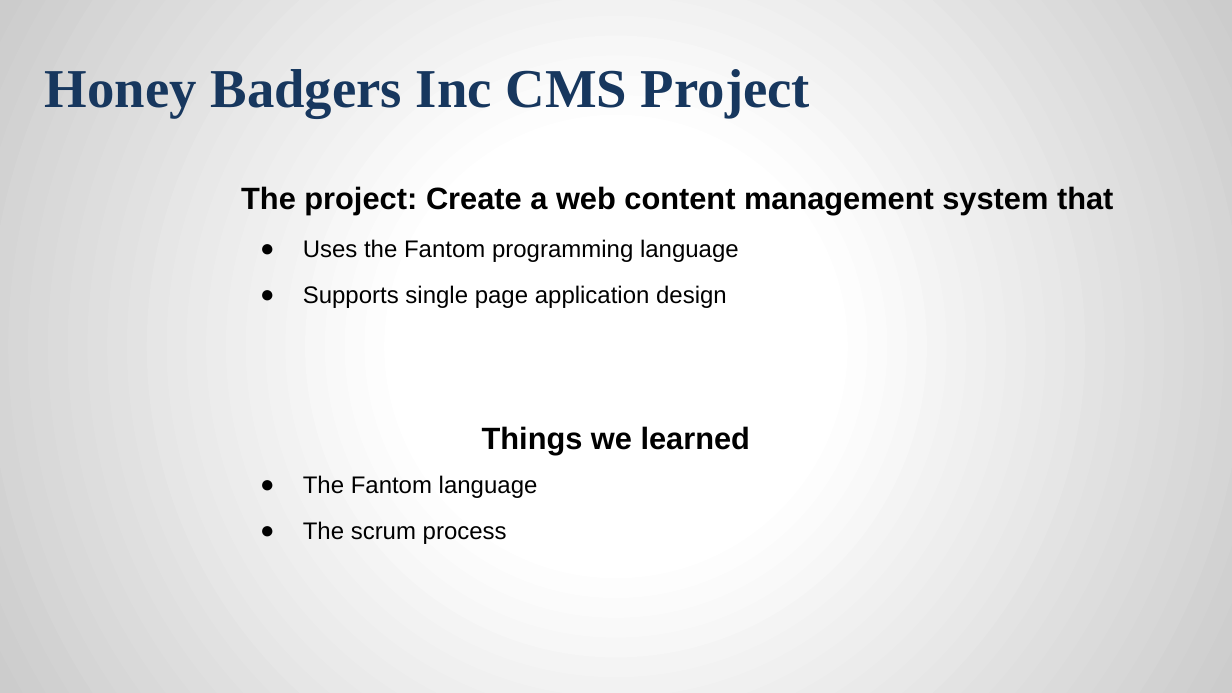
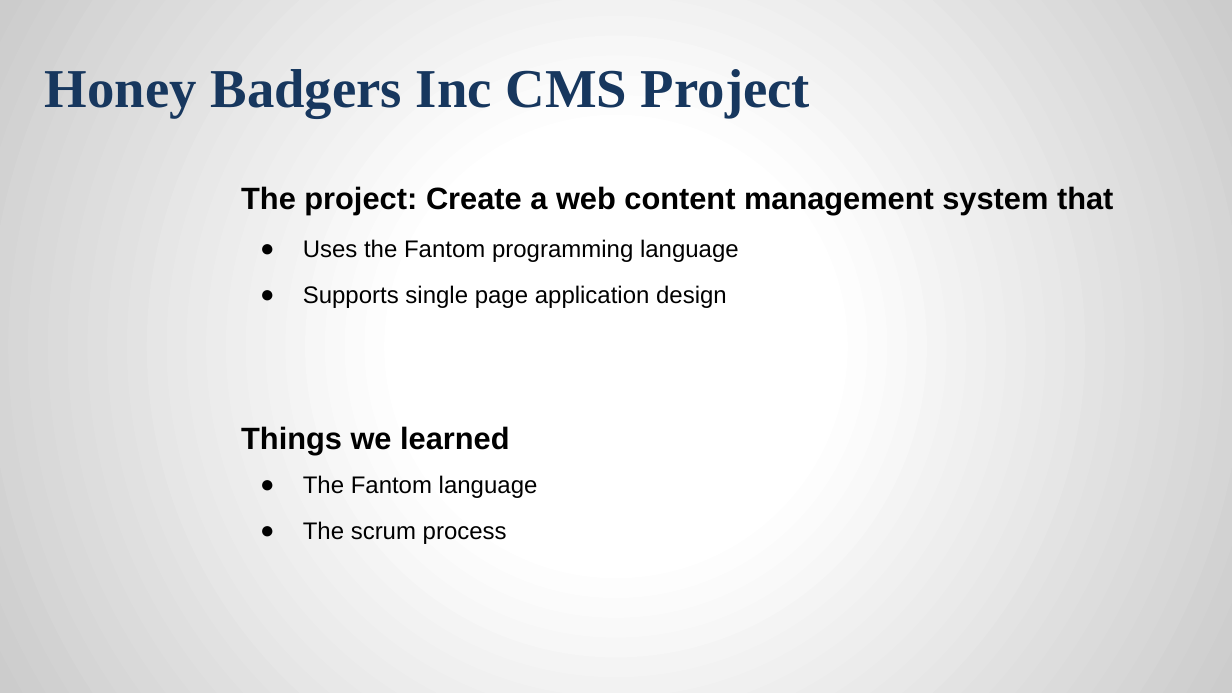
Before and after one commit to jcriquet/FantomCMS, a slide deck: slide 2 of doc/HoneyBadgersFinalPresentation.pptx. Drawn at 1232x693 pixels with LibreOffice and Linux fonts; fonts in the diff are those of the drawing; background and template pictures are left out. Boxes give left, top, right and bottom in pixels: in the first picture for what was removed or moved away, otherwise in the second. Text is boxed around its words. In the diff, an @@ line names an element or a change of style, - is before the commit and + after.

```diff
--- a/doc/HoneyBadgersFinalPresentation.pptx
+++ b/doc/HoneyBadgersFinalPresentation.pptx
@@ text "Things we learned": place and size @@
-text "Things we learned" at <box>482,426,750,454</box>
+text "Things we learned" at <box>241,426,509,454</box>
@@ text "Things we learned" at <box>241,426,509,454</box>: alignment centre to left @@
```
Also in this commit, not shown: 3 other slides changed, 1 slide added, 1 other file.
